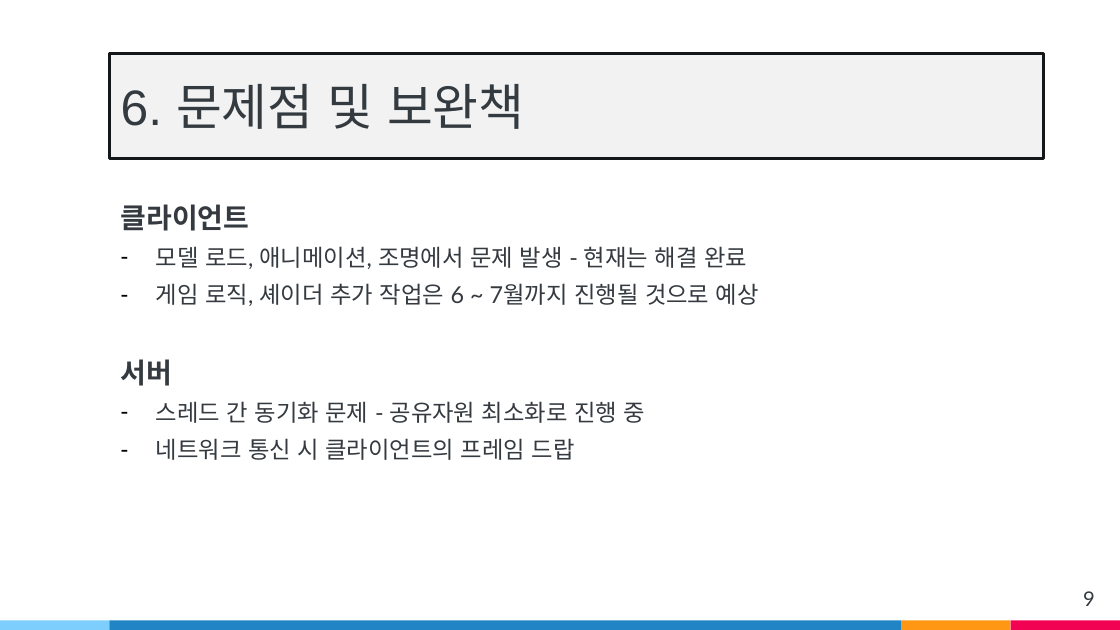
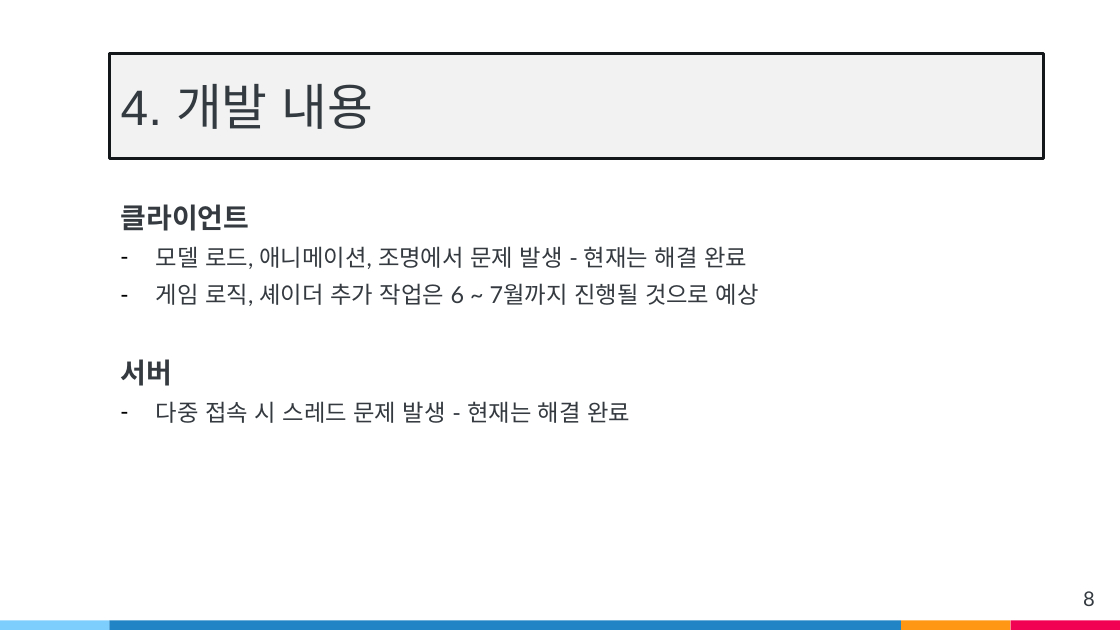
Before and after one commit to wsj2681/Anger_Control_Disoder, a slide deck: slide 8 of Capstone Design/발표자료/중간발표/v3.pptx (slide 9 before the commit). Drawn at 1120x630 pixels with LibreOffice and Linux fonts; fonts in the diff are those of the drawing. Boxes give left, top, right and bottom in pixels: in the first picture for what was removed or moved away, otherwise in the second. Text is boxed around its words. In the diff, an @@ line names an element or a change of style, - is before the commit and + after.

```diff
--- a/Capstone Design/발표자료/중간발표/v3.pptx
+++ b/Capstone Design/발표자료/중간발표/v3.pptx
@@ title at [121, 84, 374, 129]: text changed @@
-6. 문제점 및 보완책
+4. 개발 내용
@@ text at [156, 401, 630, 423]: text changed @@
-– 스레드 간 동기화 문제 - 공유자원 최소화로 진행 중
-– 네트워크 통신 시 클라이언트의 프레임 드랍
+– 다중 접속 시 스레드 문제 발생 - 현재는 해결 완료
@@ page number at [1083, 591, 1095, 606]: text changed @@
-9
+8
```
Also in this commit, not shown: 6 other slides changed, 2 other files.
